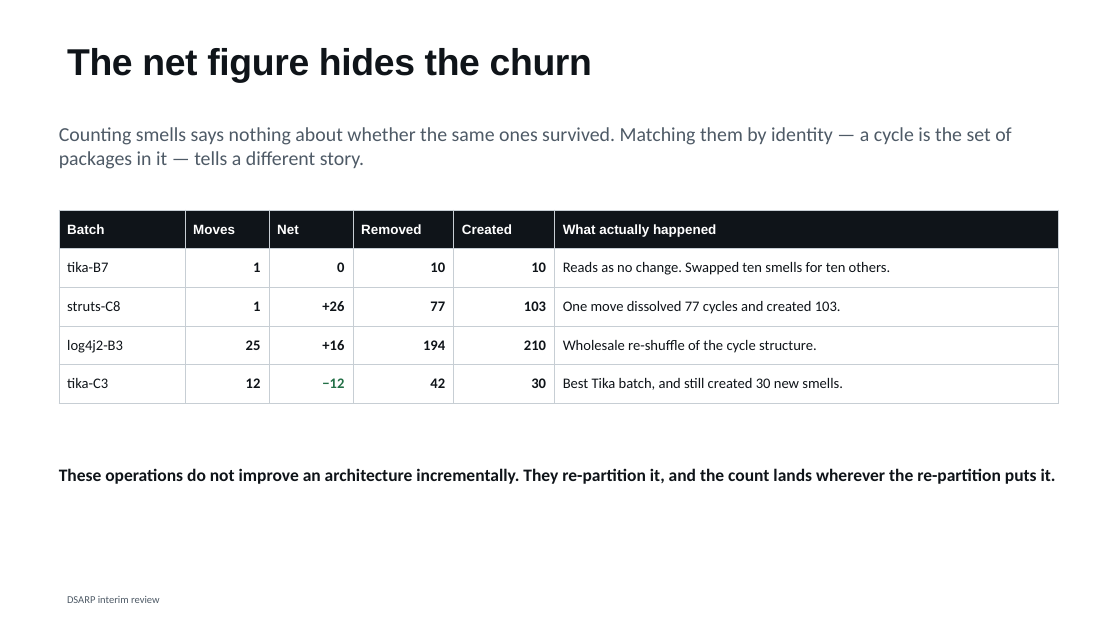
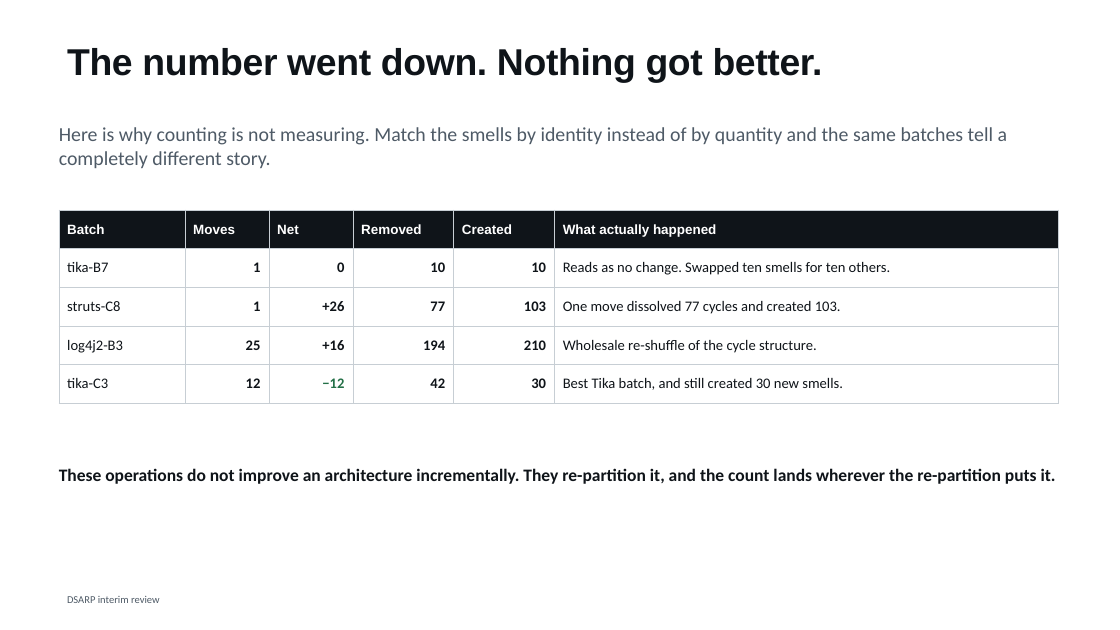
Before and after one commit to shimoriki/DSARPProject, a slide deck: slide 30 of docs/DSARP_interim_review.pptx (slide 29 before the commit). Drawn at 1120x630 pixels with LibreOffice and Linux fonts; fonts in the diff are those of the drawing. Boxes give left, top, right and bottom in pixels: in the first picture for what was removed or moved away, otherwise in the second. Text is boxed around its words. In the diff, an @@ line names an element or a change of style, - is before the commit and + after.

```diff
--- a/docs/DSARP_interim_review.pptx
+++ b/docs/DSARP_interim_review.pptx
@@ title at [67,48,823,82]: text changed @@
-The net figure hides the churn
+The number went down. Nothing got better.
@@ text at [59,127,1008,168]: text changed @@
-Counting smells says nothing about whether the same ones survived. Matching them by identity — a cycle is the set of packages in it — tells a different story.
+Here is why counting is not measuring. Match the smells by identity instead of by quantity and the same batches tell a completely different story.
```
Also in this commit, not shown: 35 other slides changed, 2 slides added, 3 other files.
